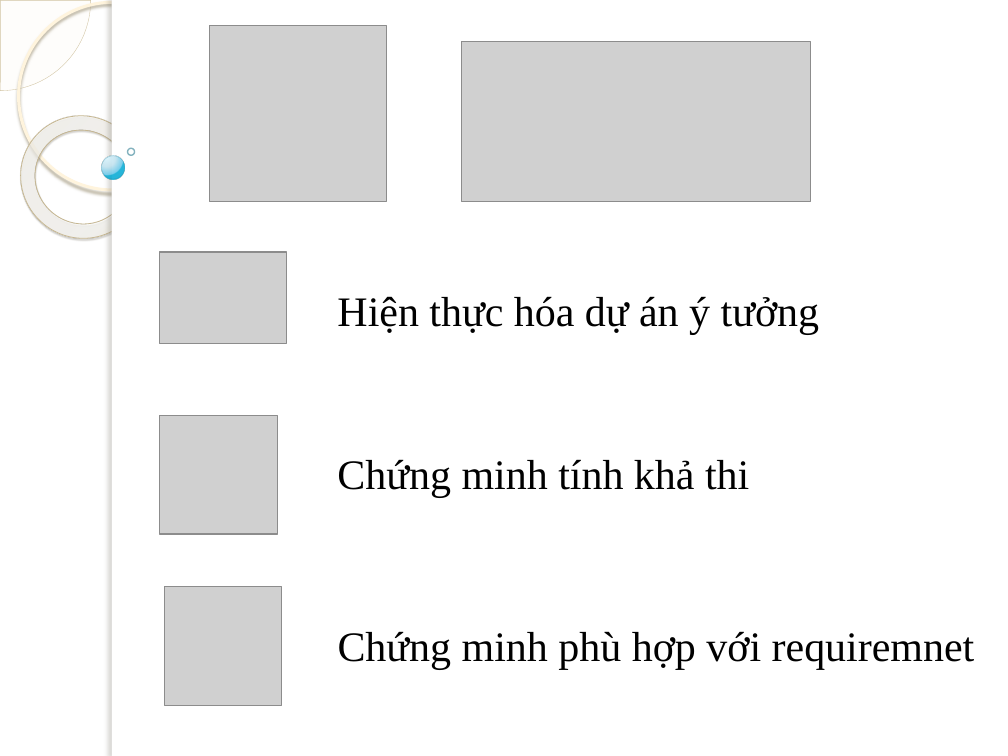
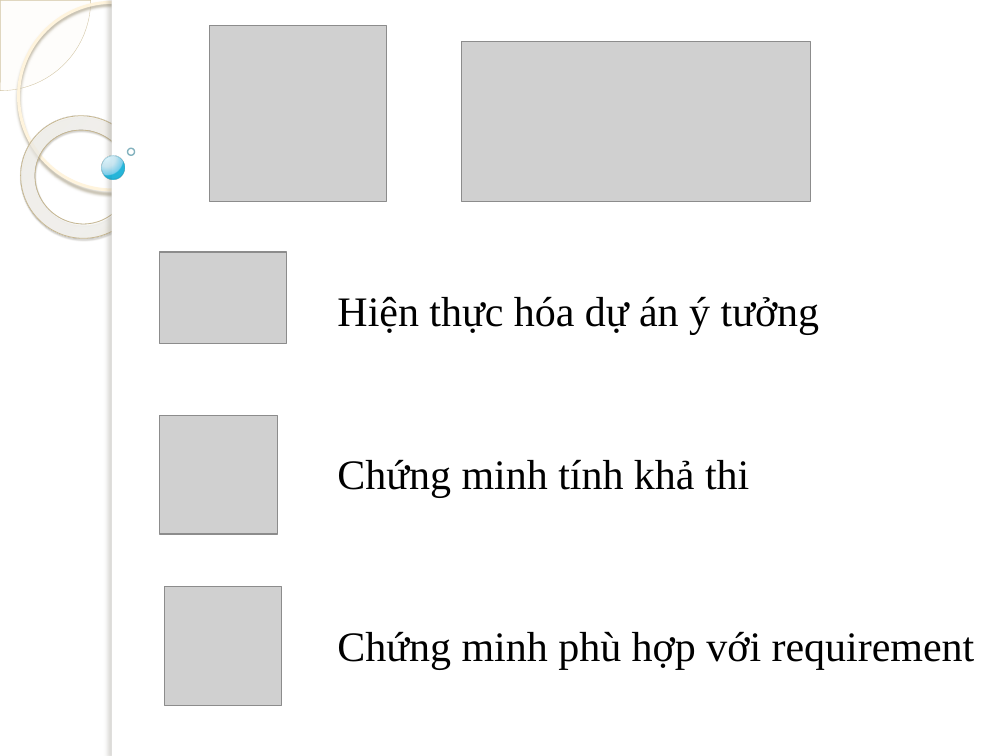
Before and after one commit to pakkunandy/v-tourist, a slide deck: slide 3 of Document/Report/Tuần 4/PoC/SlidePoC.pptx. Drawn at 1008x756 pixels with LibreOffice and Linux fonts; fonts in the diff are those of the drawing; grey boxes stand for pictures; background and template pictures are left out. Boxes give left, top, right and bottom in pixels: in the first picture for what was removed or moved away, otherwise in the second. Text is boxed around its words. In the diff, an @@ line names an element or a change of style, - is before the commit and + after.

```diff
--- a/Document/Report/Tuần 4/PoC/SlidePoC.pptx
+++ b/Document/Report/Tuần 4/PoC/SlidePoC.pptx
@@ text at [337,631,975,669]: text changed @@
-Chứng minh phù hợp với requiremnet
+Chứng minh phù hợp với requirement
```
Also in this commit, not shown: 1 other file.
